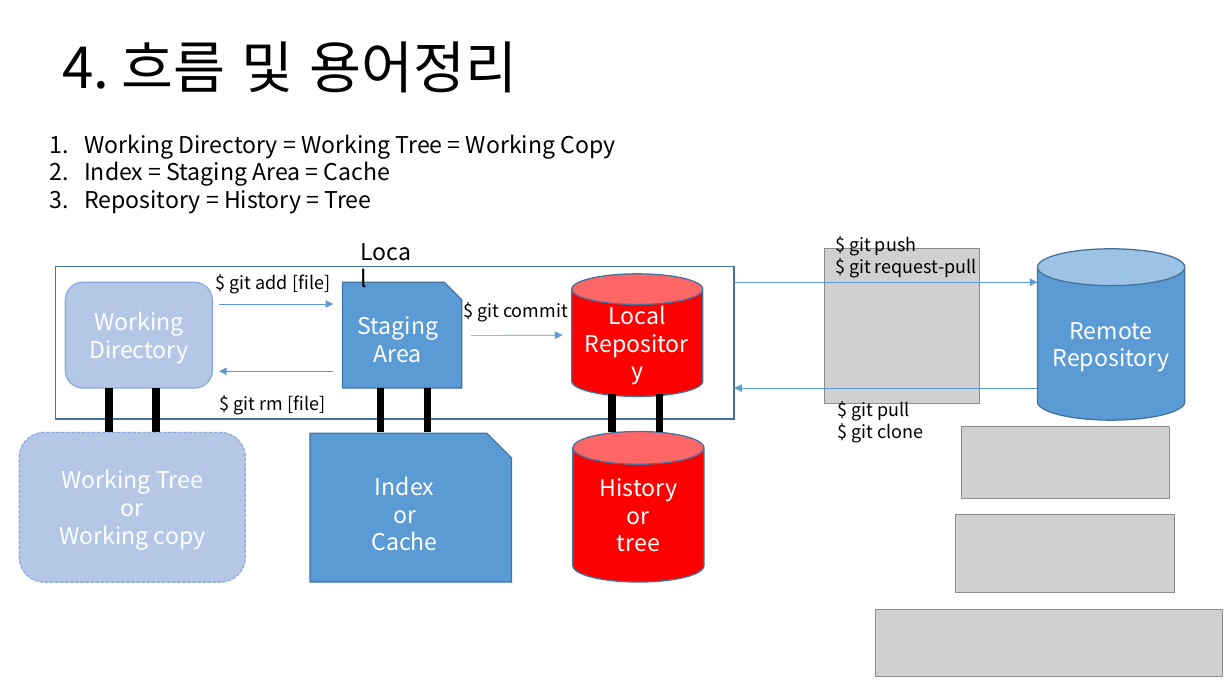
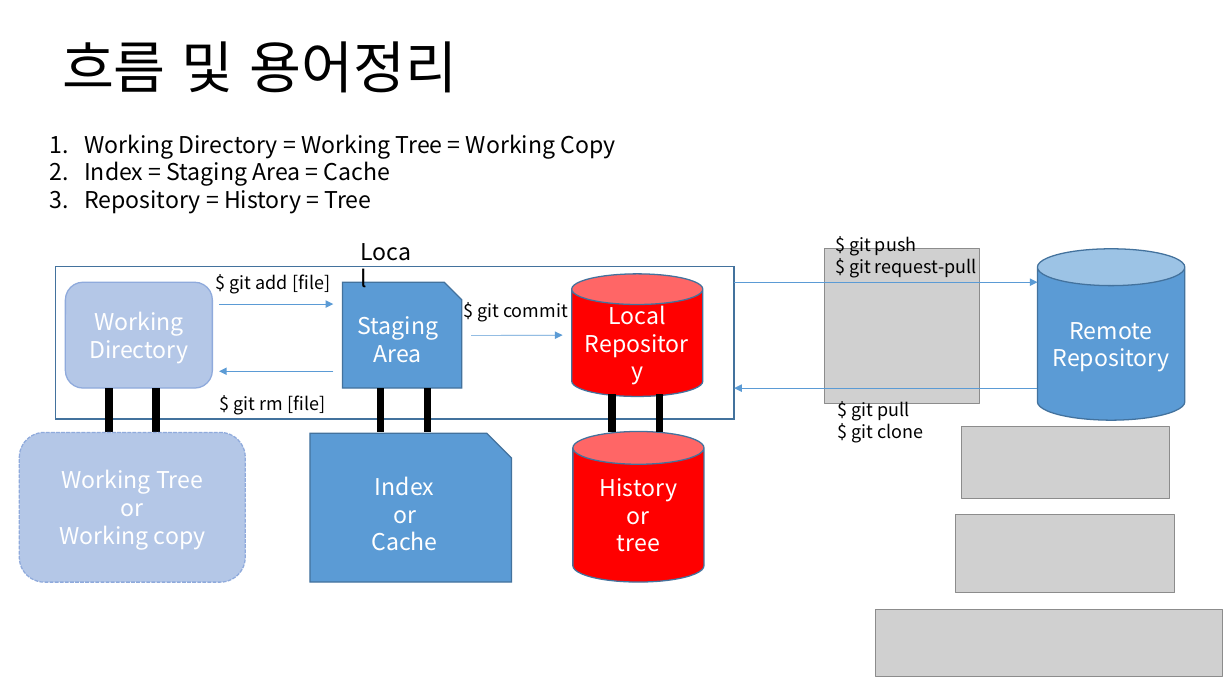
Before and after one commit to SungIn-Shin/git_powerpoint, a slide deck: slide 2 of git_from_the_hell.pptx (slide 3 before the commit). Drawn at 1232x693 pixels with LibreOffice and Linux fonts; fonts in the diff are those of the drawing; grey boxes stand for pictures. Boxes give left, top, right and bottom in pixels: in the first picture for what was removed or moved away, otherwise in the second. Text is boxed around its words. In the diff, an @@ line names an element or a change of style, - is before the commit and + after.

```diff
--- a/git_from_the_hell.pptx
+++ b/git_from_the_hell.pptx
@@ title at [62, 41, 457, 93]: text changed @@
-4. 흐름 및 용어정리
+흐름 및 용어정리
```
Also in this commit, not shown: 11 other slides changed, 13 slides added, 4 slides removed.
